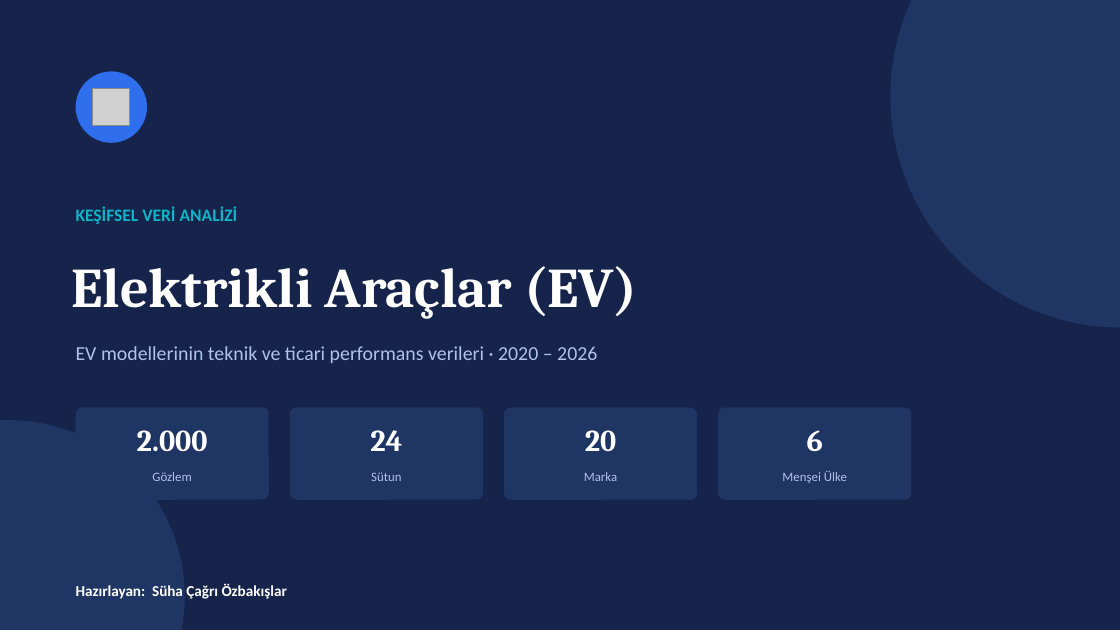
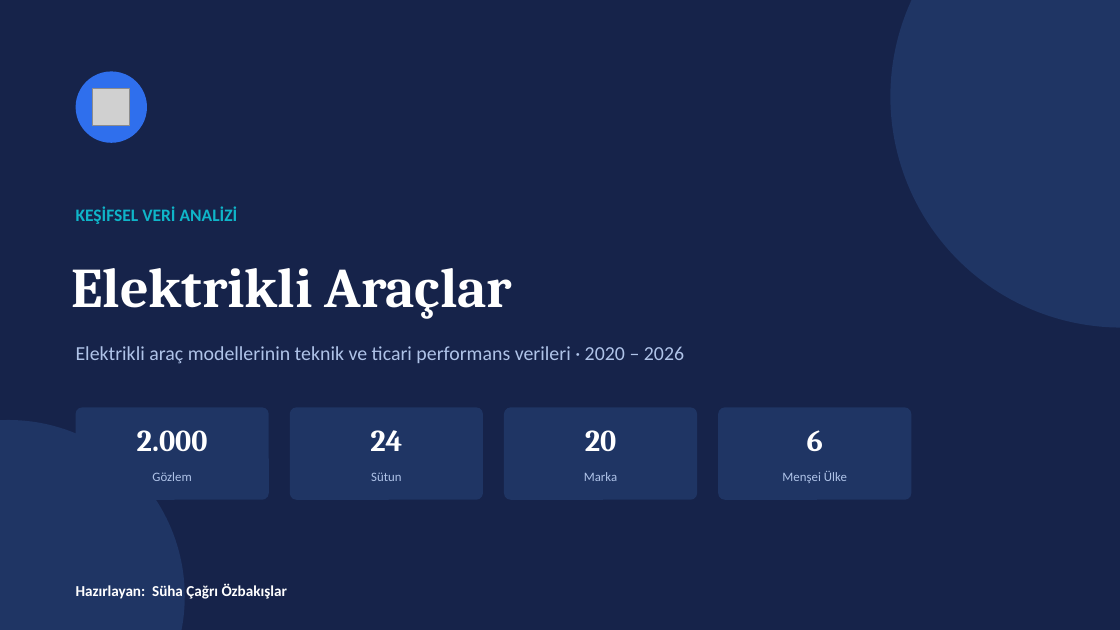
Before and after one commit to ozbakislar/elektrofahrzeuge-datenanalyse, a slide deck: slide 1 of präsentationen/elektrofahrzeuge_datenanalyse_präsentation_tr.pptx. Drawn at 1120x630 pixels with LibreOffice and Linux fonts; fonts in the diff are those of the drawing; grey boxes stand for pictures. Boxes give left, top, right and bottom in pixels: in the first picture for what was removed or moved away, otherwise in the second. Text is boxed around its words. In the diff, an @@ line names an element or a change of style, - is before the commit and + after.

```diff
--- a/präsentationen/elektrofahrzeuge_datenanalyse_präsentation_tr.pptx
+++ b/präsentationen/elektrofahrzeuge_datenanalyse_präsentation_tr.pptx
@@ text at <box>71,268,513,319</box>: text changed @@
-Elektrikli Araçlar (EV)
+Elektrikli Araçlar
@@ text at <box>76,346,684,364</box>: text changed @@
-EV modellerinin teknik ve ticari performans verileri · 2020 – 2026
+Elektrikli araç modellerinin teknik ve ticari performans verileri · 2020 – 2026
```
Also in this commit, not shown: 3 other slides changed, 1 other file.
